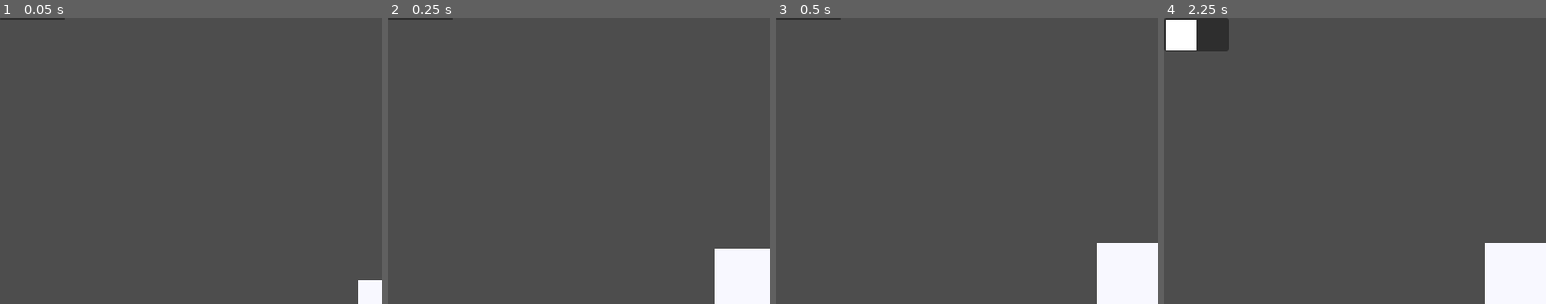
Above: before the commit, frames 1-4 (left to right).
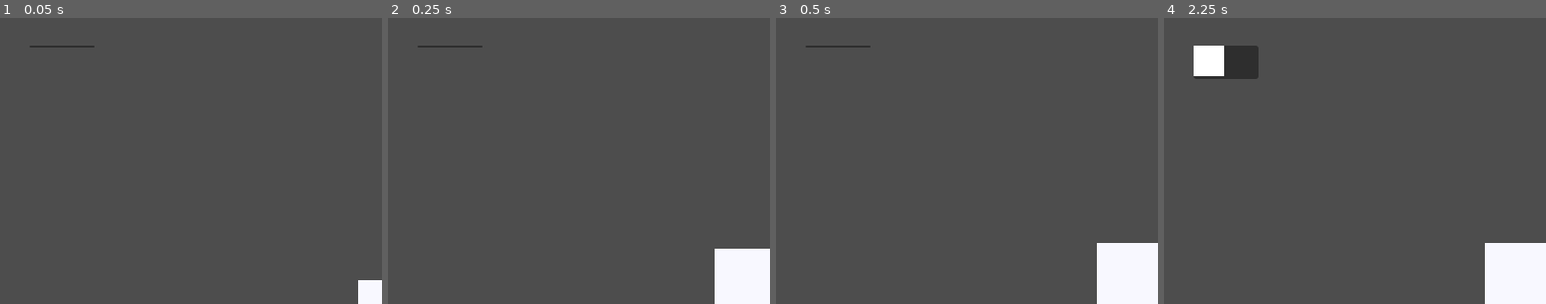
Above: after the commit, the same moments.

Repository: FourSeasonsWinter/pixel-art-app
Game: Godot game, scene res://scenes/main.tscn
The game is run twice, just before and just after one commit, with the same random seed, the same clock (stepped at 60 frames per second) and the same inputs.
Inputs (mouse positions are % of the whole screen's width and height, from its top left):
- Up to frame 1 (0.05 s): no input
- Up to frame 2 (0.25 s): no input
- Up to frame 3 (0.5 s): no input
- Up to frame 4 (2.25 s): click (98, 20) at 0.5 s; click (74, 15) at 1.27 s; type "12" at 1.35 s; click (91, 15) at 2 s
The pictures show only the part of the screen within x 0-50%, y 0-50%; the shares and areas given below are measured in that part.

The runs differ from the first frame. In frame 1, 0.2% of the frame differs, in the area x 0-25%, y 0-11%; in frame 2, 0.2%; in frame 3, 0.2%; in frame 4, 3.7%, in the area x 0-25%, y 0-22%.

Commit message:
Remove colors from palette on input.

Diff:
--- a/scenes/color_button.tscn
+++ b/scenes/color_button.tscn
@@ -25,6 +25,12 @@
 closed = true
 width = 2.0
 
+[node name="DeleteTimer" type="Timer" parent="."]
+wait_time = 1.5
+one_shot = true
+
+[connection signal="button_down" from="ColorRect/Button" to="." method="_on_button_down"]
+[connection signal="button_up" from="ColorRect/Button" to="." method="_on_button_up"]
 [connection signal="mouse_entered" from="ColorRect/Button" to="." method="_on_button_mouse_entered"]
 [connection signal="mouse_exited" from="ColorRect/Button" to="." method="_on_button_mouse_exited"]
-[connection signal="pressed" from="ColorRect/Button" to="." method="_on_button_pressed"]
+[connection signal="timeout" from="DeleteTimer" to="." method="_on_delete_timer_timeout"]
--- a/scenes/hud.tscn
+++ b/scenes/hud.tscn
@@ -112,10 +112,10 @@
 [node name="PaletteBackground" type="Panel" parent="CanvasLayer"]
 
 [node name="ColorPalette" parent="CanvasLayer" instance=ExtResource("2_u6jp2")]
-offset_left = 2.0
-offset_top = 2.0
-offset_right = 70.0
-offset_bottom = 130.0
+offset_left = 31.0
+offset_top = 29.0
+offset_right = 99.0
+offset_bottom = 157.0
 
 [node name="ColorPick" type="Control" parent="CanvasLayer"]
 layout_mode = 3
@@ -202,6 +202,7 @@
 "": SubResource("AnimationLibrary_0x025")
 }
 
+[connection signal="color_deleted" from="CanvasLayer/ColorPalette" to="." method="_on_color_palette_color_deleted"]
 [connection signal="color_changed" from="CanvasLayer/ColorPick/ColorPicker" to="." method="_on_color_picker_color_changed"]
 [connection signal="pressed" from="CanvasLayer/ColorPick/Add" to="." method="_on_add_pressed"]
 [connection signal="pressed" from="CanvasLayer/ColorPick/Close" to="." method="_on_close_pressed"]
--- a/scripts/color_button.gd
+++ b/scripts/color_button.gd
@@ -1,17 +1,15 @@
 extends Control
+signal deleted
 
 @onready var color_rect: ColorRect = $ColorRect
 @onready var darker: Polygon2D = $Darker
 @onready var line: Line2D = $Line2D
+@onready var delete_timer: Timer = $DeleteTimer
 var button_color: Color
 
 func _ready() -> void:
 	color_rect.color = button_color
 	line.hide()
-
-
-func _on_button_pressed() -> void:
-	Globals.current_color = button_color
 
 
 func _on_button_mouse_entered() -> void:
@@ -20,3 +18,17 @@
 
 func _on_button_mouse_exited() -> void:
 	line.hide()
+
+
+func _on_button_up() -> void:
+	delete_timer.stop()
+	Globals.current_color = button_color
+
+
+func _on_button_down() -> void:
+	delete_timer.start()
+
+
+func _on_delete_timer_timeout() -> void:
+	Globals.current_palette.remove_at(Globals.current_palette.find(color_rect.color))
+	deleted.emit()
--- a/scripts/color_palette.gd
+++ b/scripts/color_palette.gd
@@ -1,15 +1,29 @@
 extends GridContainer
+signal color_deleted
 
 var color_button_scene := preload("res://scenes/color_button.tscn")
-var colors := []
 
 func add_color(color: Color) -> bool:
-	if colors.find(color) != -1:
+	if Globals.current_palette.find(color) != -1:
 		return false
 
-	var button = color_button_scene.instantiate()
-	button.button_color = color
-	colors.append(color)
+	Globals.current_palette.append(color)
+	update_palette()
+	return true
 
-	add_child(button)
-	return true
+
+func update_palette() -> void:
+	for element in get_children():
+		element.disconnect("deleted", color_removed)
+		remove_child(element)
+
+	for color in Globals.current_palette:
+		var button = color_button_scene.instantiate()
+		button.button_color = color
+		button.connect("deleted", color_removed)
+		add_child(button)
+
+
+func color_removed() -> void:
+	update_palette()
+	color_deleted.emit()
--- a/scripts/global.gd
+++ b/scripts/global.gd
@@ -2,3 +2,4 @@
 
 var start_color := Color.GHOST_WHITE
 var current_color := Color.LIGHT_BLUE
+var current_palette := []
--- a/scripts/hud.gd
+++ b/scripts/hud.gd
@@ -11,6 +11,7 @@
 func _ready() -> void:
 	palette_background.size.x = color_palette.size.x
 	palette_background.size.y = 2.0
+	palette_background.position = color_palette.position
 
 
 func _on_show_hide_pressed() -> void:
@@ -37,9 +38,14 @@
 	color_picker.color = Color.from_string(color_hex_input.text, Color.WHITE)
 
 
+func _on_color_palette_color_deleted() -> void:
+	if not is_odd(Globals.current_palette.size()):
+		palette_background.size.y -= 33.0
+
+
 func add_color_to_palette(color: Color) -> void:
 	if color_palette.add_color(color):
-		if is_odd(color_palette.colors.size()):
+		if is_odd(Globals.current_palette.size()):
 			palette_background.size.y += 33.0
 
 
--- a/scripts/main.gd
+++ b/scripts/main.gd
@@ -2,20 +2,16 @@
 
 @onready var camera: Camera2D = $Camera2D
 @onready var hud: Control = $hud
-@onready var background: ColorRect = $Background
-@onready var paper: ColorRect = $Paper
 @export var width := 8
 @export var height := 8
 var pixel_scene := preload("res://scenes/pixel.tscn")
 var pixel_size := 16
-var grid := {}
 
 func _ready() -> void:
 	for y in height:
 		for x in width:
 			var pixel = pixel_scene.instantiate()
 			pixel.position = Vector2(pixel_size * x, pixel_size * y)
-			grid[Vector2i(x, y)] = pixel
 			call_deferred("add_child", pixel)
 
 	camera.position.x = pixel_size * (width / 2)
@@ -25,12 +21,3 @@
 	camera.limit_right = pixel_size * (width / 2) + 800
 	camera.limit_top = pixel_size * (height / 2) - 600
 	camera.limit_bottom = pixel_size * (height / 2) + 600
-
-
-func print_grid() -> void:
-	for y in height:
-		var line := []
-		for x in width:
-			line.append(grid[Vector2i(x, y)].color.to_html())
-
-		print(line)
